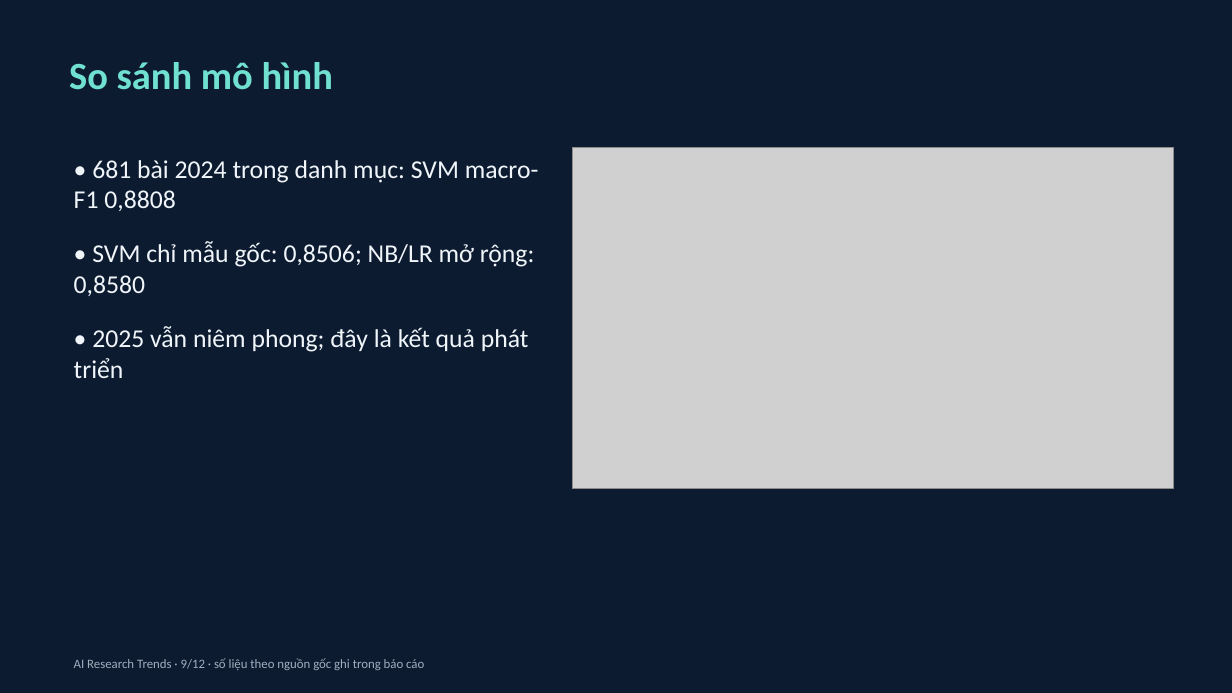
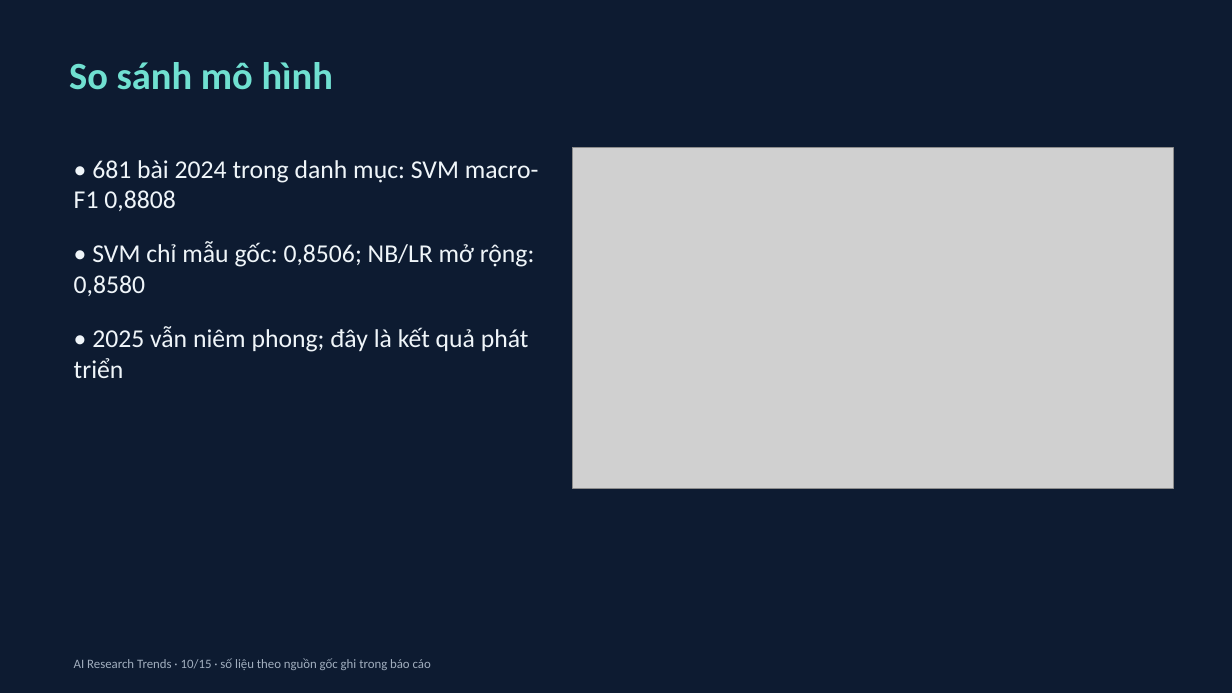
Before and after one commit to namkhanh2k5/AI-Research-Trends, a slide deck: slide 10 of deliverables/presentation/FINAL_PRESENTATION.pptx (slide 9 before the commit). Drawn at 1232x693 pixels with LibreOffice and Linux fonts; fonts in the diff are those of the drawing; grey boxes stand for pictures. Boxes give left, top, right and bottom in pixels: in the first picture for what was removed or moved away, otherwise in the second. Text is boxed around its words. In the diff, an @@ line names an element or a change of style, - is before the commit and + after.

```diff
--- a/deliverables/presentation/FINAL_PRESENTATION.pptx
+++ b/deliverables/presentation/FINAL_PRESENTATION.pptx
@@ text at [74, 658, 431, 670]: text changed @@
-AI Research Trends · 9/12 · số liệu theo nguồn gốc ghi trong báo cáo
+AI Research Trends · 10/15 · số liệu theo nguồn gốc ghi trong báo cáo
```
Also in this commit, not shown: 11 other slides changed, 3 slides added, 8 other files.
